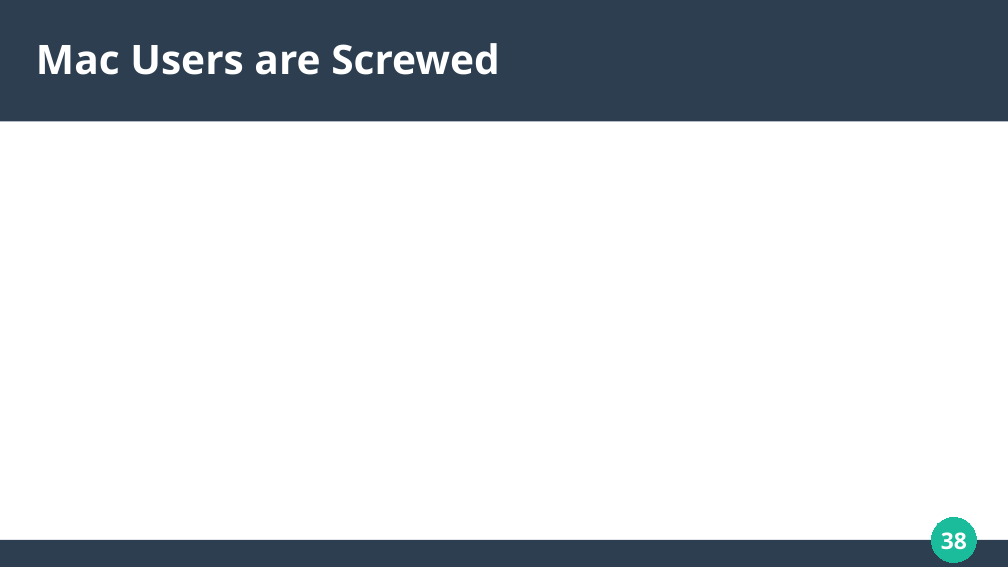
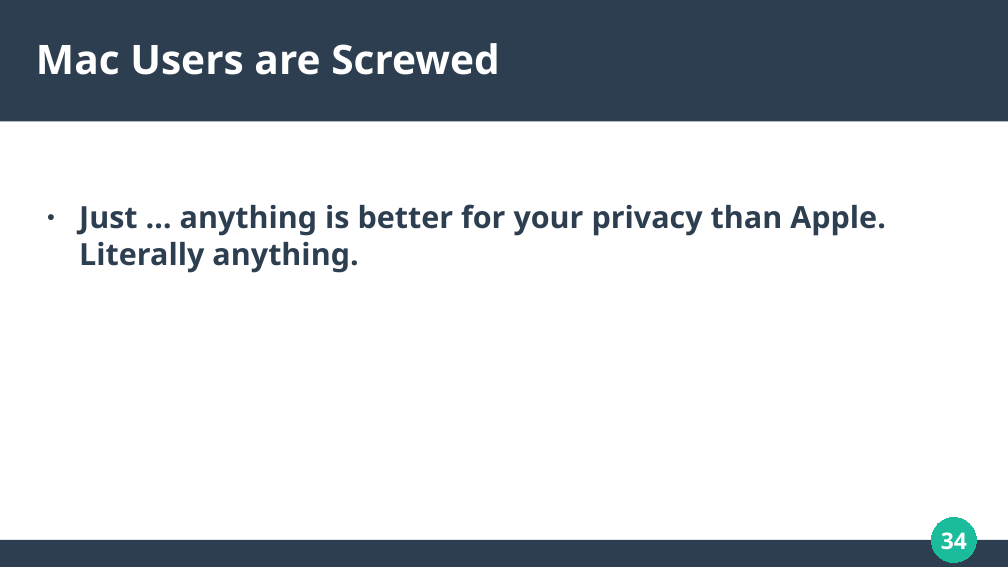
Before and after one commit to RealAsira/OwnYourOSINT, a slide deck: slide 34 of Own Your OSINT.odp (slide 38 before the commit). Drawn at 1008x567 pixels with LibreOffice and Linux fonts; fonts in the diff are those of the drawing. Boxes give left, top, right and bottom in pixels: in the first picture for what was removed or moved away, otherwise in the second. Text is boxed around its words. In the diff, an @@ line names an element or a change of style, - is before the commit and + after.

```diff
--- a/Own Your OSINT.odp
+++ b/Own Your OSINT.odp
@@ text added at (79,204,886,273), 24 pt, text #2C3E50, bold @@
+● Just … anything is better for your privacy than Apple. Literally anything.
@@ page number at (941,532,967,550): text changed @@
-38
+34
```
Also in this commit, not shown: 18 other slides changed, 4 slides added, 8 slides removed.
